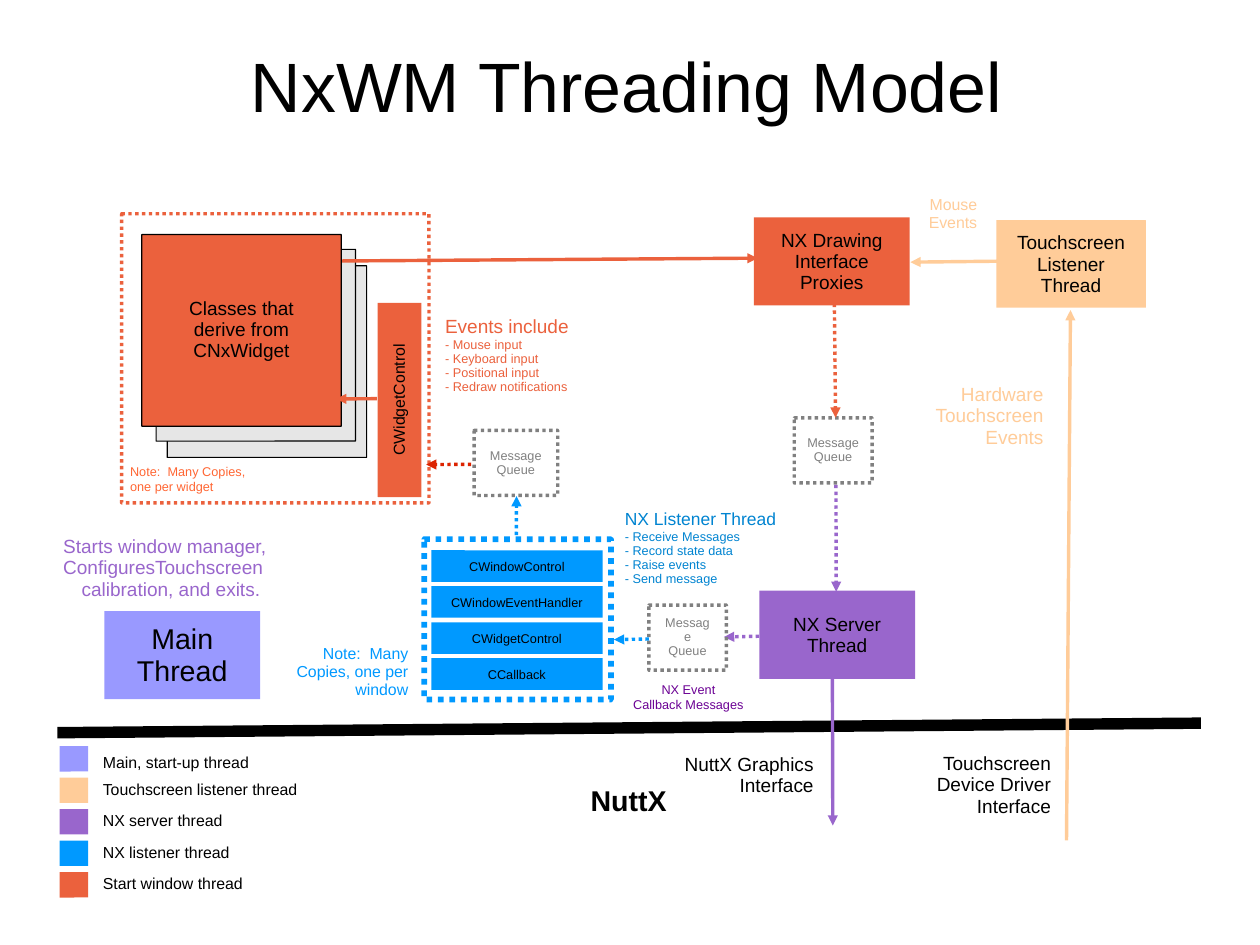
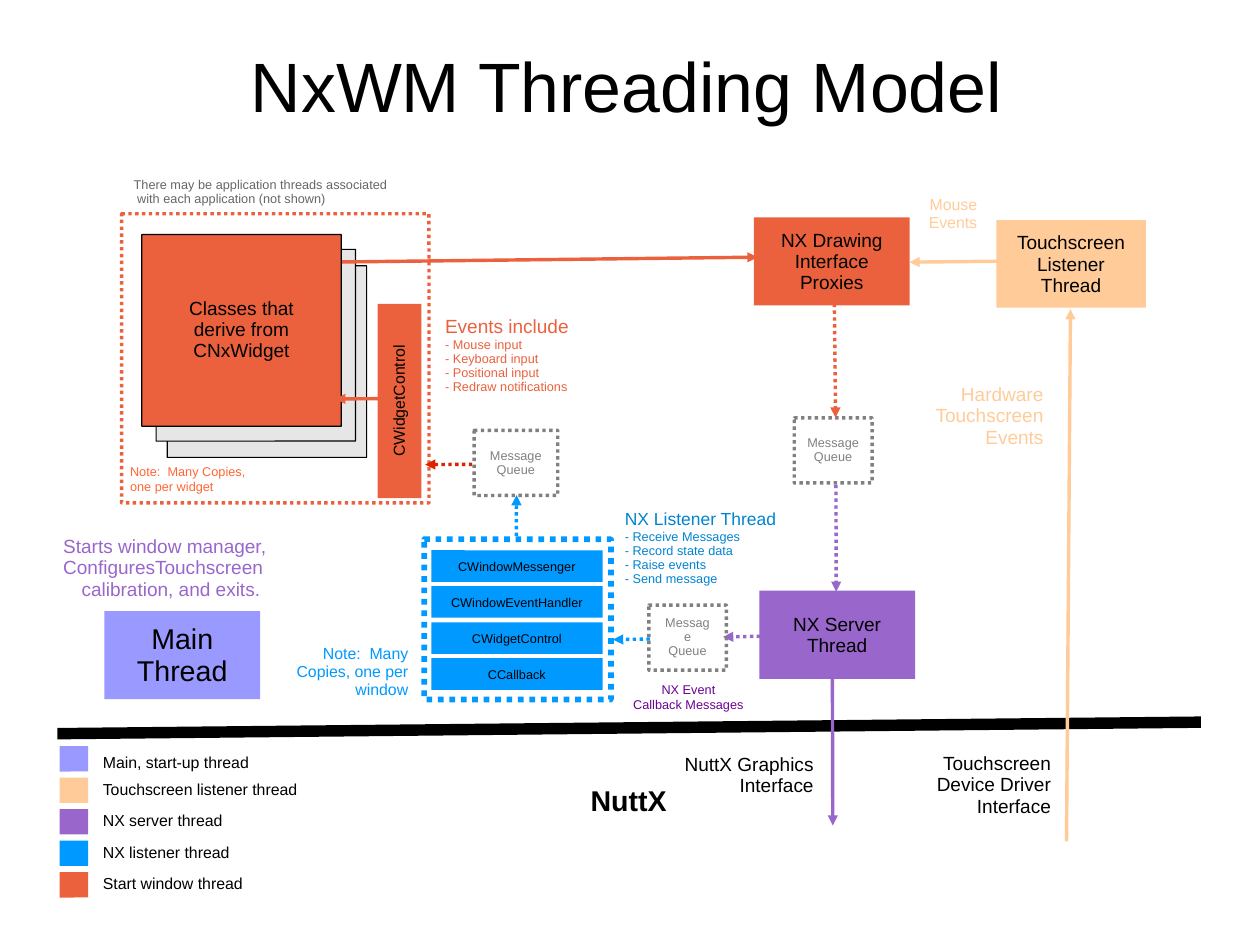
Before and after one commit to gvegidy/NuttX, a slide deck: slide 1 of NxWidgets/nxwm/doc/NxWM-ThreadingModel.ppt. Drawn at 1260x945 pixels with LibreOffice and Linux fonts; fonts in the diff are those of the drawing. Boxes give left, top, right and bottom in pixels: in the first picture for what was removed or moved away, otherwise in the second. Text is boxed around its words. In the diff, an @@ line names an element or a change of style, - is before the commit and + after.

```diff
--- a/NxWidgets/nxwm/doc/NxWM-ThreadingModel.ppt
+++ b/NxWidgets/nxwm/doc/NxWM-ThreadingModel.ppt
@@ text added at [134,180,387,206], 8 pt, text #666666 @@
+There may be application threads associated
+with each application (not shown)
@@ text in rounded rectangle at [458,561,575,574]: text changed @@
-CWindowControl
+CWindowMessenger
```
Also in this commit, not shown: 1 other slide changed, 3 slides added, 32 other files.
